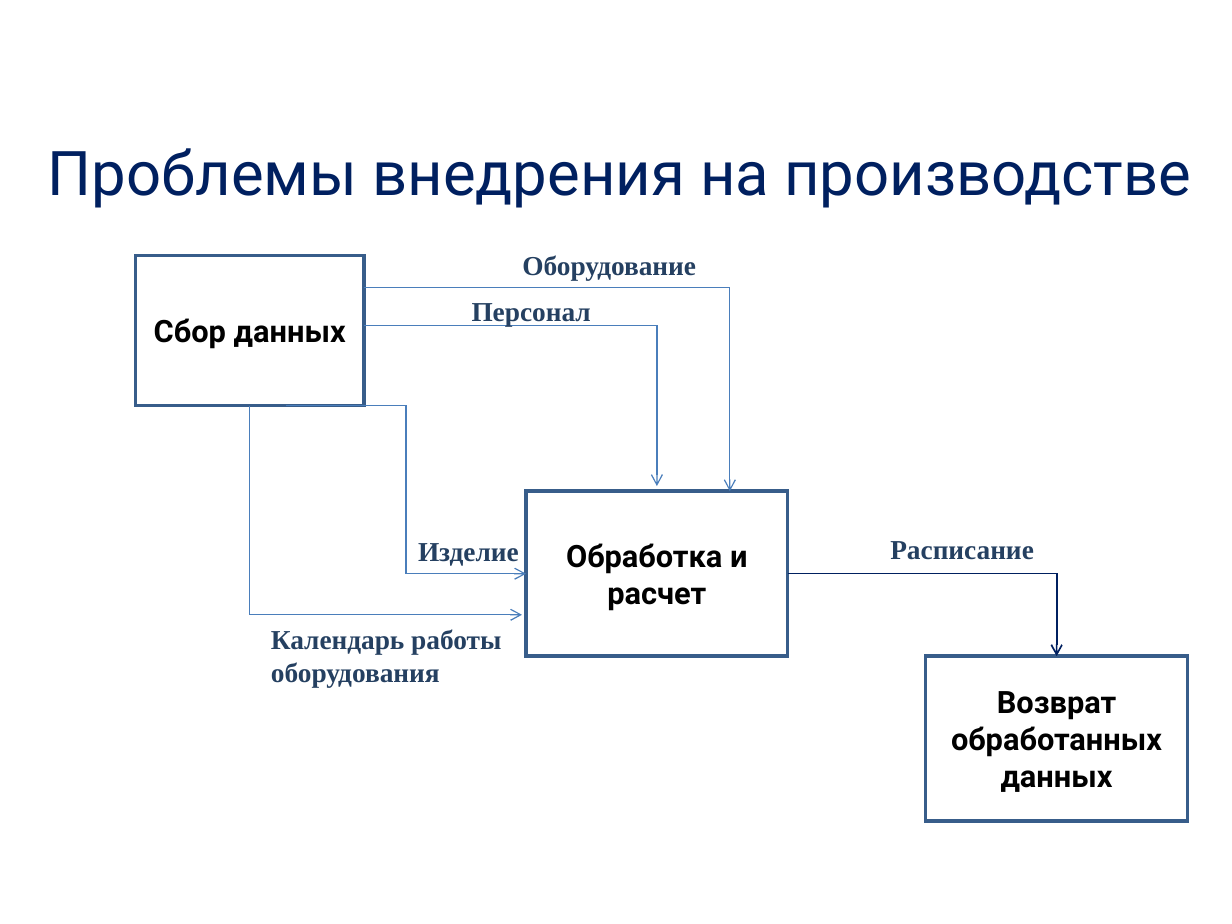
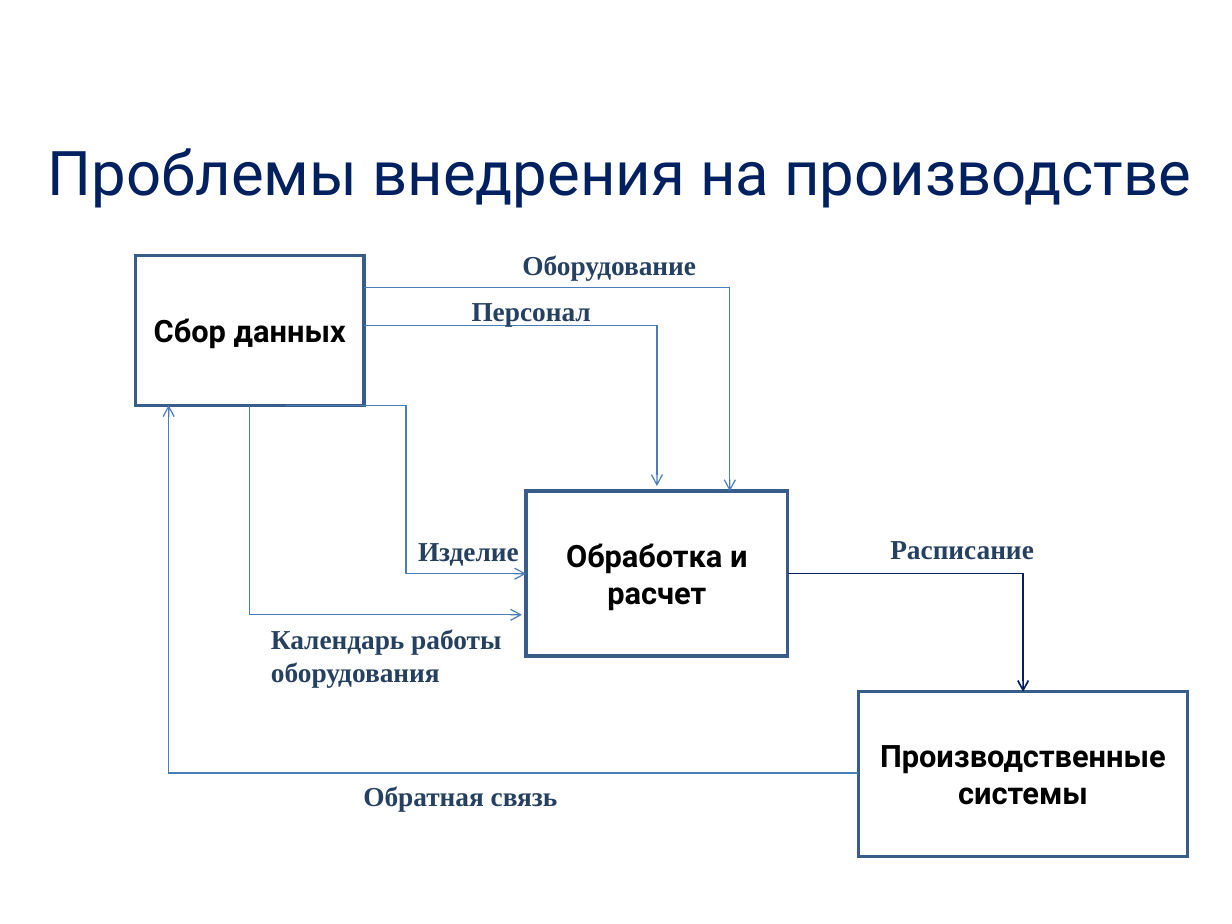
Before and after one commit to alexdegtev/SchedulerTask, a slide deck: slide 3 of Docs/presentation.ppt. Drawn at 1232x924 pixels with LibreOffice and Linux fonts; fonts in the diff are those of the drawing; background and template pictures are left out. Boxes give left, top, right and bottom in pixels: in the first picture for what was removed or moved away, otherwise in the second. Text is boxed around its words. In the diff, an @@ line names an element or a change of style, - is before the commit and + after.

```diff
--- a/Docs/presentation.ppt
+++ b/Docs/presentation.ppt
@@ elbow arrow added from (857, 772) to (169, 405), #4A7EBB 0.74 pt @@
@@ elbow arrow moved from (787, 574) - (1057, 657) to (787, 574) - (1023, 692) @@
@@ rectangle removed at (925,655,1188,821) @@
-Возврат обработанных данных
@@ rectangle added at (859,691,1188,856), outline #385D8A 2.01 pt, 18 pt, text #000000, bold @@
+Производственные системы
@@ text added at (363,786,558,811), 16 pt, text #254061, bold @@
+Обратная связь
```
Also in this commit, not shown: 6 other slides changed, 1 slide added, 1 slide removed, 25 other files.
